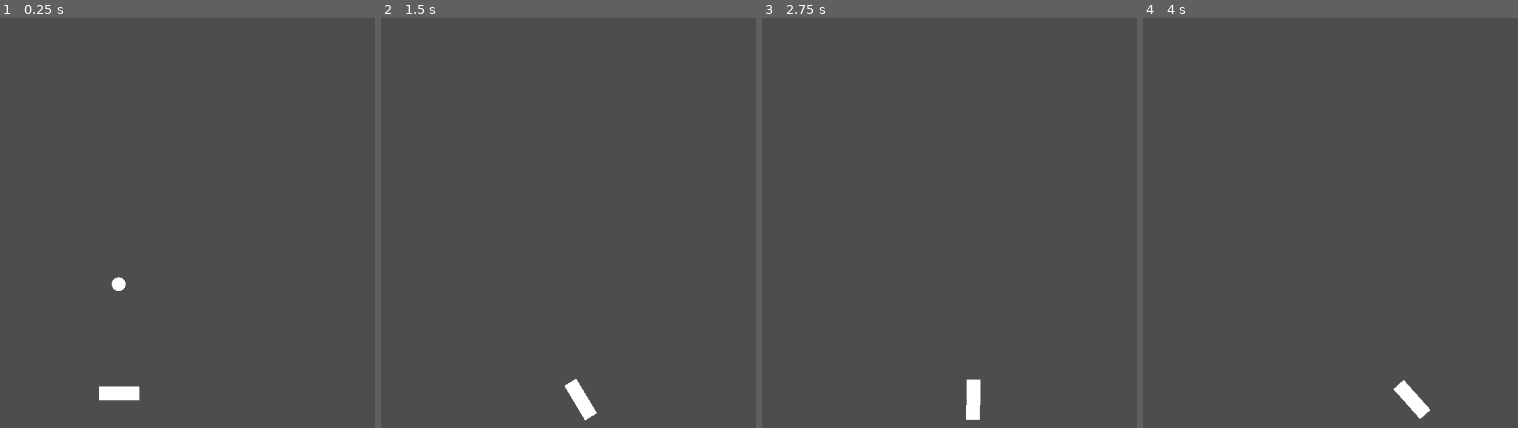
Above: before the commit, frames 1-4 (left to right).
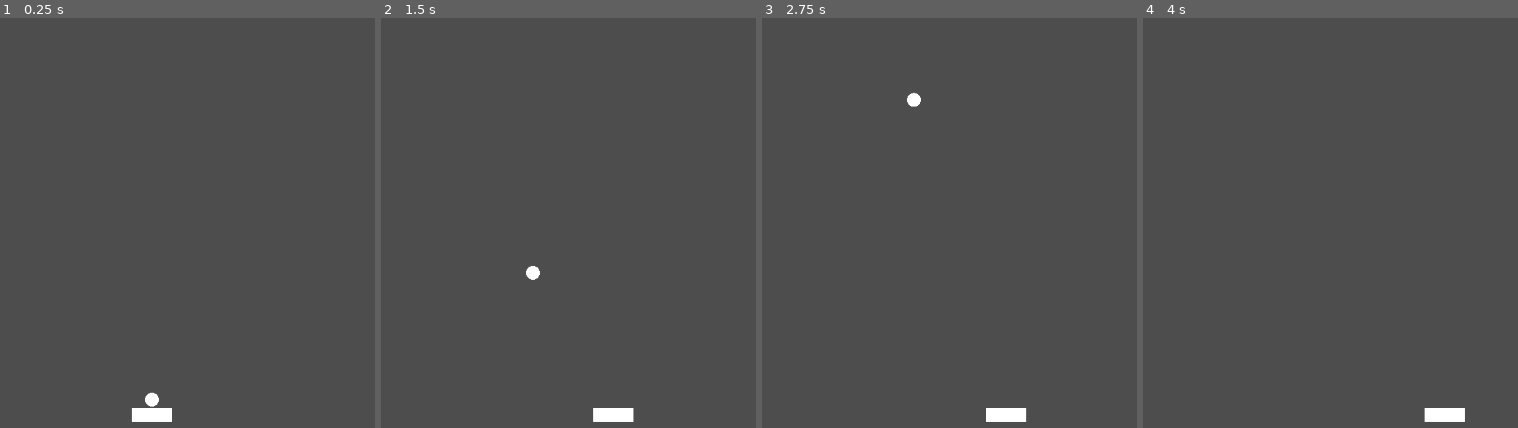
Above: after the commit, the same moments.

Repository: k3ving/lernfeld8
Game: Godot game, scene res://scenes/main.tscn
The game is run twice, just before and just after one commit, with the same random seed, the same clock (stepped at 60 frames per second) and the same inputs.
Inputs:
- Up to frame 1 (0.25 s): no input
- Up to frame 2 (1.5 s): hold Right (ui_right) 0.53-1.28 s; hold Space (ui_select) 0.53-1.28 s; hold Left (ui_left) from 1.28 s (still down); tap Space (ui_select) at 1.35 s
- Up to frame 3 (2.75 s): tap Space (ui_select) at 1.52, 1.82 s; release Left (ui_left) at 2.03 s; hold Right (ui_right) from 2.03 s (still down); hold Space (ui_select) from 2.03 s (still down)
- Up to frame 4 (4 s): release Space (ui_select) at 2.78 s; tap Space (ui_select) at 2.85, 3.02, 3.32 s; release Right (ui_right) at 3.53 s; hold Left (ui_left) from 3.53 s (still down); hold Space (ui_select) from 3.53 s (still down)

The runs differ from the first frame. In frame 1, 1.0% of the frame differs, in the area x 26-46%, y 63-99%; in frame 2, 0.8%; in frame 3, 0.9%; in frame 4, 0.7%.

Commit message:
add ball move

Diff:
--- a/scenes/ball.tscn
+++ b/scenes/ball.tscn
@@ -1,22 +1,24 @@
-[gd_scene load_steps=4 format=3 uid="uid://o5duhh0fe6xj"]
+[gd_scene load_steps=5 format=3 uid="uid://bfkkkmifk1r3y"]
 
-[ext_resource type="Script" path="res://scenes/ball_move.gd" id="1_bgpyb"]
+[ext_resource type="Script" path="res://scripts/ball_move.gd" id="1_ese87"]
 [ext_resource type="Texture2D" uid="uid://dsman3oafq7qt" path="res://sprites/circle.png" id="1_mmsav"]
+[ext_resource type="Script" path="res://scripts/ball_collision.gd" id="2_fb80l"]
 
-[sub_resource type="CircleShape2D" id="CircleShape2D_woap8"]
+[sub_resource type="CircleShape2D" id="CircleShape2D_rxcgp"]
 
-[node name="Ball" type="Node2D"]
-scale = Vector2(2, 2)
+[node name="Ball" type="RigidBody2D"]
+gravity_scale = 0.0
 
-[node name="RigidBody2D" type="RigidBody2D" parent="."]
-script = ExtResource("1_bgpyb")
+[node name="Ball Move" type="Node" parent="."]
+script = ExtResource("1_ese87")
 
-[node name="CollisionShape2D" type="CollisionShape2D" parent="RigidBody2D"]
-shape = SubResource("CircleShape2D_woap8")
+[node name="CollisionShape2D" type="CollisionShape2D" parent="."]
+shape = SubResource("CircleShape2D_rxcgp")
+script = ExtResource("2_fb80l")
 
-[node name="Circle" type="Sprite2D" parent="RigidBody2D/CollisionShape2D"]
+[node name="Circle" type="Sprite2D" parent="CollisionShape2D"]
 position = Vector2(0, 2.98023e-07)
 scale = Vector2(0.0389729, 0.0390625)
 texture = ExtResource("1_mmsav")
 
-[connection signal="body_entered" from="RigidBody2D" to="RigidBody2D" method="_on_body_entered"]
+[connection signal="body_entered" from="." to="CollisionShape2D" method="_on_ball_body_entered"]
--- a/scenes/main.tscn
+++ b/scenes/main.tscn
@@ -1,12 +1,30 @@
-[gd_scene load_steps=3 format=3 uid="uid://bahdaxdq4y5ma"]
+[gd_scene load_steps=5 format=3 uid="uid://bahdaxdq4y5ma"]
 
-[ext_resource type="PackedScene" uid="uid://ele85ubqy84y" path="res://scenes/player.tscn" id="1_oma3g"]
-[ext_resource type="PackedScene" uid="uid://o5duhh0fe6xj" path="res://scenes/ball.tscn" id="2_46ja2"]
+[ext_resource type="Script" path="res://scripts/game_state.gd" id="1_ffi2s"]
+[ext_resource type="PackedScene" uid="uid://c3yj0xeromvta" path="res://scenes/player.tscn" id="1_oma3g"]
+[ext_resource type="PackedScene" uid="uid://bfkkkmifk1r3y" path="res://scenes/ball.tscn" id="2_46ja2"]
+
+[sub_resource type="RectangleShape2D" id="RectangleShape2D_lmqo4"]
 
 [node name="Main" type="Node2D"]
+script = ExtResource("1_ffi2s")
 
 [node name="Player" parent="." instance=ExtResource("1_oma3g")]
-position = Vector2(593, 562)
+position = Vector2(640, 593)
 
 [node name="Ball" parent="." instance=ExtResource("2_46ja2")]
-position = Vector2(592, 376)
+position = Vector2(640, 571)
+
+[node name="LeftWall" type="StaticBody2D" parent="."]
+position = Vector2(-5, 315)
+scale = Vector2(1, 100)
+
+[node name="CollisionShape2D" type="CollisionShape2D" parent="LeftWall"]
+shape = SubResource("RectangleShape2D_lmqo4")
+
+[node name="RightWall" type="StaticBody2D" parent="."]
+position = Vector2(1159, 315)
+scale = Vector2(1, 100)
+
+[node name="CollisionShape2D" type="CollisionShape2D" parent="RightWall"]
+shape = SubResource("RectangleShape2D_lmqo4")
--- a/scenes/player.tscn
+++ b/scenes/player.tscn
@@ -1,23 +1,20 @@
-[gd_scene load_steps=4 format=3 uid="uid://ele85ubqy84y"]
+[gd_scene load_steps=4 format=3 uid="uid://c3yj0xeromvta"]
 
 [ext_resource type="Script" path="res://scripts/player_move.gd" id="1_q3k17"]
 
-[sub_resource type="RectangleShape2D" id="RectangleShape2D_kvnbv"]
+[sub_resource type="RectangleShape2D" id="RectangleShape2D_whfcb"]
 size = Vector2(58, 20)
 
-[sub_resource type="CanvasTexture" id="CanvasTexture_xsq77"]
+[sub_resource type="CanvasTexture" id="CanvasTexture_418vh"]
 
-[node name="Player" type="Node2D"]
-scale = Vector2(3, 3)
-
-[node name="RigidBody2D" type="RigidBody2D" parent="."]
+[node name="Player" type="RigidBody2D"]
 gravity_scale = 0.0
 script = ExtResource("1_q3k17")
 
-[node name="CollisionShape2D" type="CollisionShape2D" parent="RigidBody2D"]
-shape = SubResource("RectangleShape2D_kvnbv")
+[node name="CollisionShape2D" type="CollisionShape2D" parent="."]
+shape = SubResource("RectangleShape2D_whfcb")
 
-[node name="Sprite2D" type="Sprite2D" parent="RigidBody2D/CollisionShape2D"]
+[node name="Sprite2D" type="Sprite2D" parent="CollisionShape2D"]
 position = Vector2(1.90735e-06, 3.57628e-07)
 scale = Vector2(58, 20)
-texture = SubResource("CanvasTexture_xsq77")
+texture = SubResource("CanvasTexture_418vh")
--- a/scenes/ball_move.gd
+++ b/scripts/ball_collision.gd
@@ -1,4 +1,4 @@
-extends RigidBody2D
+extends CollisionShape2D
 
 
 # Called when the node enters the scene tree for the first time.
@@ -11,7 +11,5 @@
 	pass
 
 
-
-func _on_body_entered(body):
-	print("Hallo")
-	print(body.get_node("Player"))
+func _on_ball_body_entered(body):
+	pass # Replace with function body.
--- /dev/null
+++ b/scripts/ball_move.gd
@@ -0,0 +1,27 @@
+extends Node
+
+
+var started
+var main_node
+var player_node
+var rigidBody
+
+# Called when the node enters the scene tree for the first time.
+func _ready():
+	main_node = get_node("/root/Main")
+	player_node = get_node("/root/Main/Player")
+	rigidBody = get_parent()
+
+
+# Called every frame. 'delta' is the elapsed time since the previous frame.
+func _process(delta):
+	started = main_node.is_started()
+
+	if not started:
+		rigidBody.linear_velocity.x = player_node.linear_velocity.x
+	else:
+		rigidBody.linear_velocity.y = -200
+
+
+func _on_body_entered(body):
+	print(body.get_parent().name)
--- /dev/null
+++ b/scripts/ball_start.gd
@@ -0,0 +1,24 @@
+extends RigidBody2D
+
+var started
+var main_node
+var player_node
+var rigidBody
+
+# Called when the node enters the scene tree for the first time.
+func _ready():
+	main_node = get_node("/root/Main")
+	player_node = get_node("/root/Main/Player")
+	rigidBody = get_parent()
+
+
+# Called every frame. 'delta' is the elapsed time since the previous frame.
+func _process(delta):
+	if started:
+		return
+
+	#position.x = player_node.position.x
+
+	if main_node.is_started():
+		started = main_node.is_started()
+		rigidBody.linear_velocity.y = -200
--- /dev/null
+++ b/scripts/game_state.gd
@@ -0,0 +1,13 @@
+extends Node2D
+
+
+var started = false
+
+
+func is_started():
+	return started
+
+
+func _process(delta):
+	if Input.is_action_pressed("ui_select"):
+		started = true
